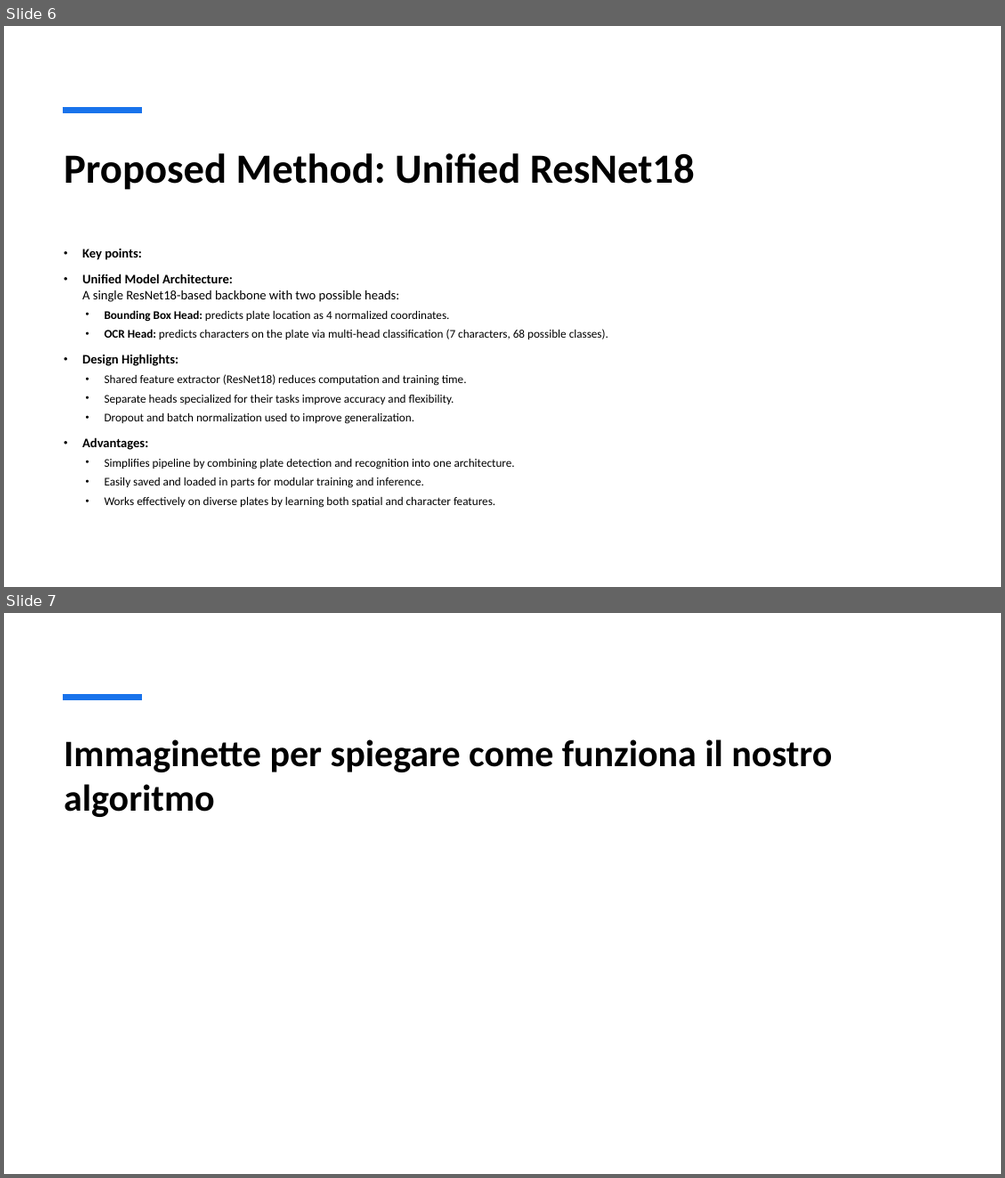
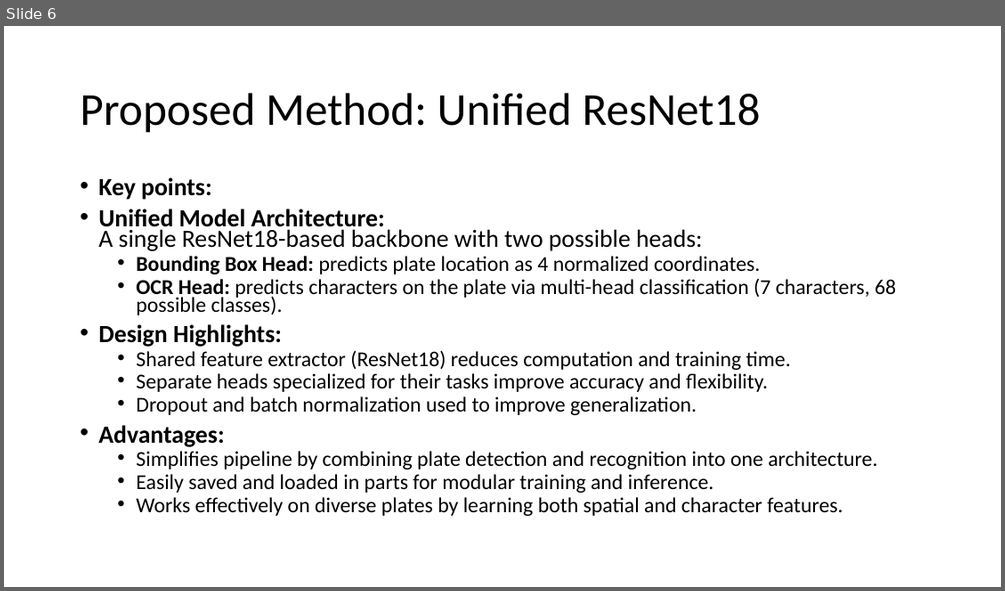
Before and after one commit to Obrigad0/Car-plate-Recognition-and-Reconstruction-with-DL, a slide deck: presentation.pptx. Shown one above the other, each under a label of ours: slides 6 and 7 before the commit, slide 6 after it. The pictures are 1005x1178 and 1005x591 pixels, drawn with LibreOffice and Linux fonts; fonts in the diff are those of the drawing. Boxes give left, top, right and bottom in pixels: in the first picture for what was removed or moved away, otherwise in the second. Text is boxed around its words. In the diff, an @@ line names an element or a change of style, - is before the commit and + after.

```diff
--- a/presentation.pptx
+++ b/presentation.pptx
@@ slide 7 removed at [4, 613, 1001, 1174], background #FFFFFF; not listed: 1 template element that a slide beside it also shows @@
@@ title removed at [64, 739, 832, 817] @@
-Immaginette per spiegare come funziona il nostro algoritmo
@@ slide 6 changed as well @@
@@ title "Proposed Method: Unified ResNet18": place and size @@
-title "Proposed Method: Unified ResNet18" at [64, 153, 695, 190]
+title "Proposed Method: Unified ResNet18" at [80, 93, 760, 133]
@@ title "Proposed Method: Unified ResNet18" at [80, 93, 760, 133]: size 40 to 44 pt, bold off; line spacing 1 to 0.9; vertical alignment top to middle @@
@@ line removed from (63, 111) to (142, 111) @@
@@ text "Key points:": place and size @@
-text "Key points:" at [82, 248, 608, 507]
+text "Key points:" at [98, 177, 896, 516]
@@ text "Key points:" at [98, 177, 896, 516]: size 12.5 to 23.8 pt in "Key points:", "Unified Model Architecture: A single ResNet18-based backbone ...", "Design Highlights:", "Advantages:"; size 11.2 to 20.4 pt in "Bounding Box Head: predicts plate location as ...", "OCR Head: predicts characters on the plate ...", "Shared feature extractor (ResNet18) reduces computation and ...", "Separate heads specialized for their tasks improve ..." and 4 more places; line spacing 1 to 0.7; indent changed @@
```
Also in this commit, not shown: 14 other slides changed, 2 slides added, 1 other slide removed.
